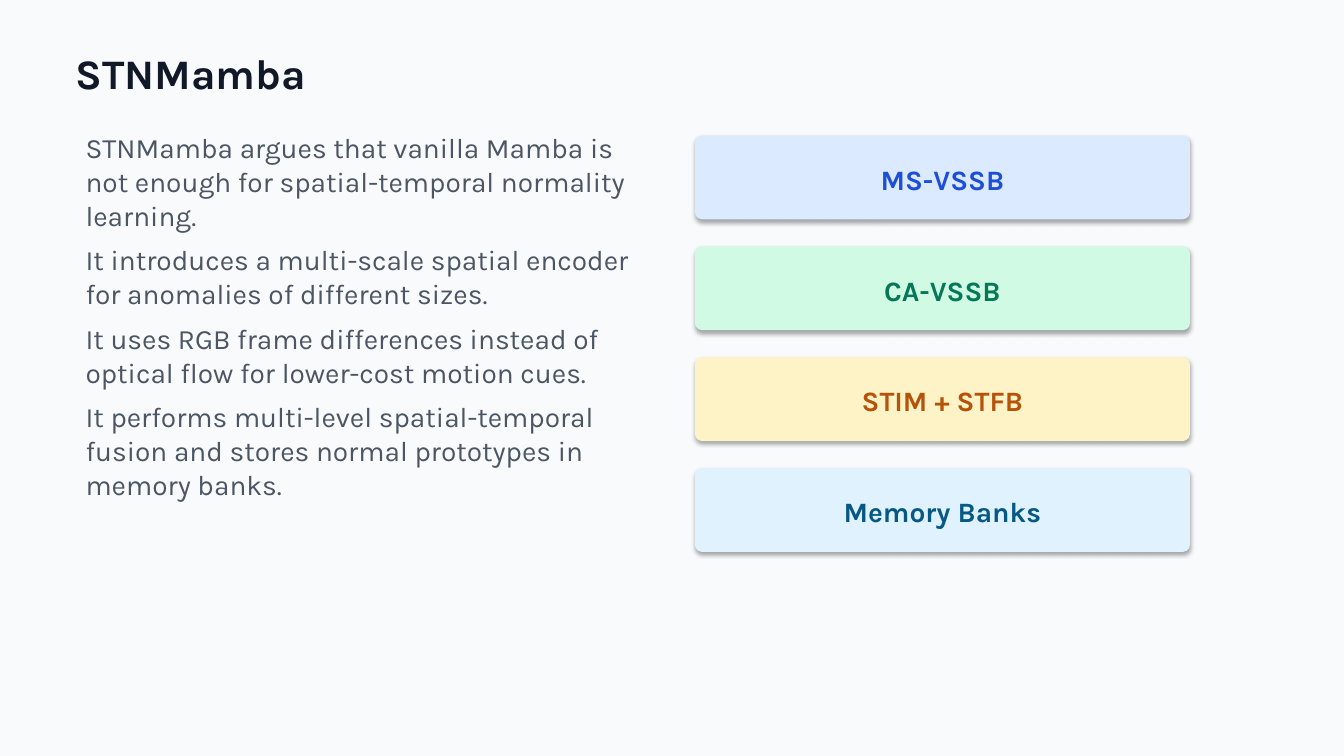
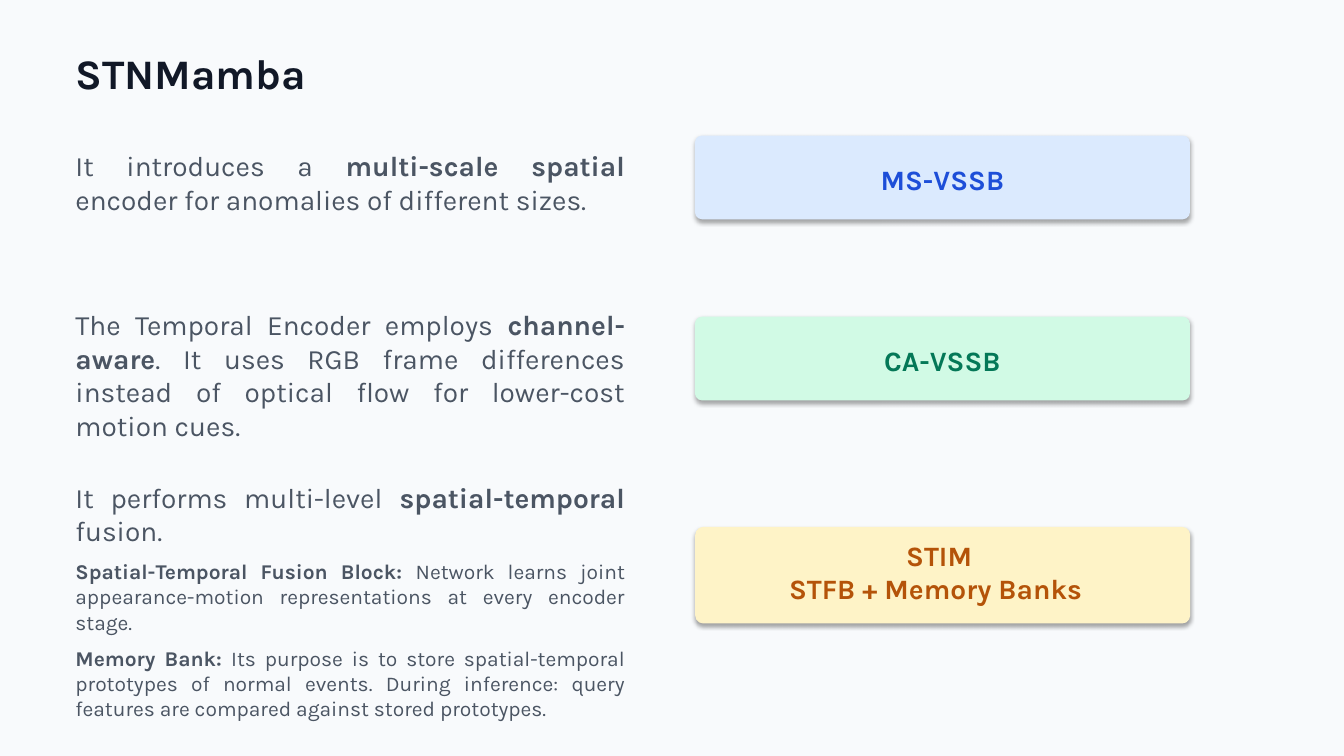
Before and after one commit to zeroxred/research, a slide deck: slide 11 of presentations/06_weekly_summary_mamba_vad_en.pptx (slide 8 before the commit). Drawn at 1344x756 pixels with LibreOffice and Linux fonts; fonts in the diff are those of the drawing. Boxes give left, top, right and bottom in pixels: in the first picture for what was removed or moved away, otherwise in the second. Text is boxed around its words. In the diff, an @@ line names an element or a change of style, - is before the commit and + after.

```diff
--- a/presentations/06_weekly_summary_mamba_vad_en.pptx
+++ b/presentations/06_weekly_summary_mamba_vad_en.pptx
@@ text "It introduces a multi-scale spatial ...": place and size @@
-text "It introduces a multi-scale spatial ..." at <box>86,139,628,502</box>
+text "It introduces a multi-scale spatial ..." at <box>75,156,624,211</box>
@@ text "It introduces a multi-scale spatial ..." at <box>75,156,624,211</box>: bold on in "multi-scale spatial"; alignment left to justified @@
@@ text at <box>86,139,625,233</box>: paragraph removed @@
-STNMamba argues that vanilla Mamba is not enough for spatial-temporal normality learning.
@@ text added at <box>75,316,625,409</box>, 20 pt, text #4B5563 @@
+The Temporal Encoder employs channel-aware. It uses RGB frame differences instead of optical flow for lower-cost motion cues.
@@ text at <box>86,329,598,502</box>: paragraphs removed @@
-It uses RGB frame differences instead of optical flow for lower-cost motion cues.
-It performs multi-level spatial-temporal fusion and stores normal prototypes in memory banks.
@@ rounded rectangle: place and size @@
-rounded rectangle at <box>696,247,1190,330</box>
+rounded rectangle at <box>696,318,1190,400</box>
@@ text "CA-VSSB": place and size @@
-text "CA-VSSB" at <box>884,282,1001,302</box>
+text "CA-VSSB" at <box>884,352,1001,372</box>
@@ rounded rectangle removed at <box>696,469,1190,552</box> @@
@@ text added at <box>75,488,625,721</box>, 15 pt, text #4B5563 @@
+It performs multi-level spatial-temporal fusion.
+Spatial-Temporal Fusion Block: Network learns joint appearance-motion representations at every encoder stage.
+Memory Bank: Its purpose is to store spatial-temporal prototypes of normal events. During inference: query features are compared against stored prototypes.
@@ text removed at <box>844,502,1041,529</box> @@
-Memory Banks
@@ rounded rectangle: place and size @@
-rounded rectangle at <box>696,358,1190,441</box>
+rounded rectangle at <box>696,527,1190,623</box>
@@ text at <box>789,547,1081,606</box>: text changed @@
-STIM + STFB
+STIM
+STFB + Memory Banks
```
Also in this commit, not shown: 3 other slides changed, 6 slides added, 2 other files.
